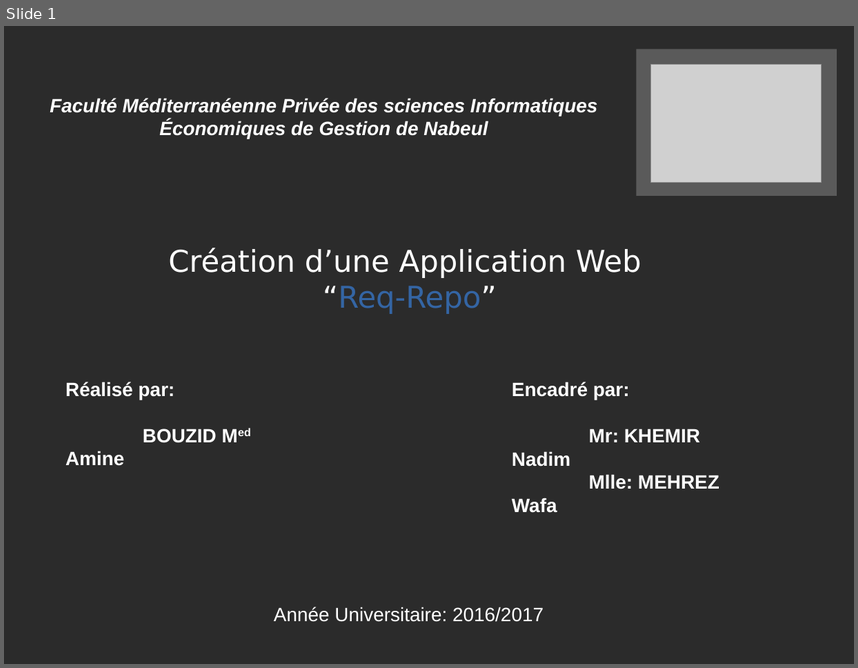
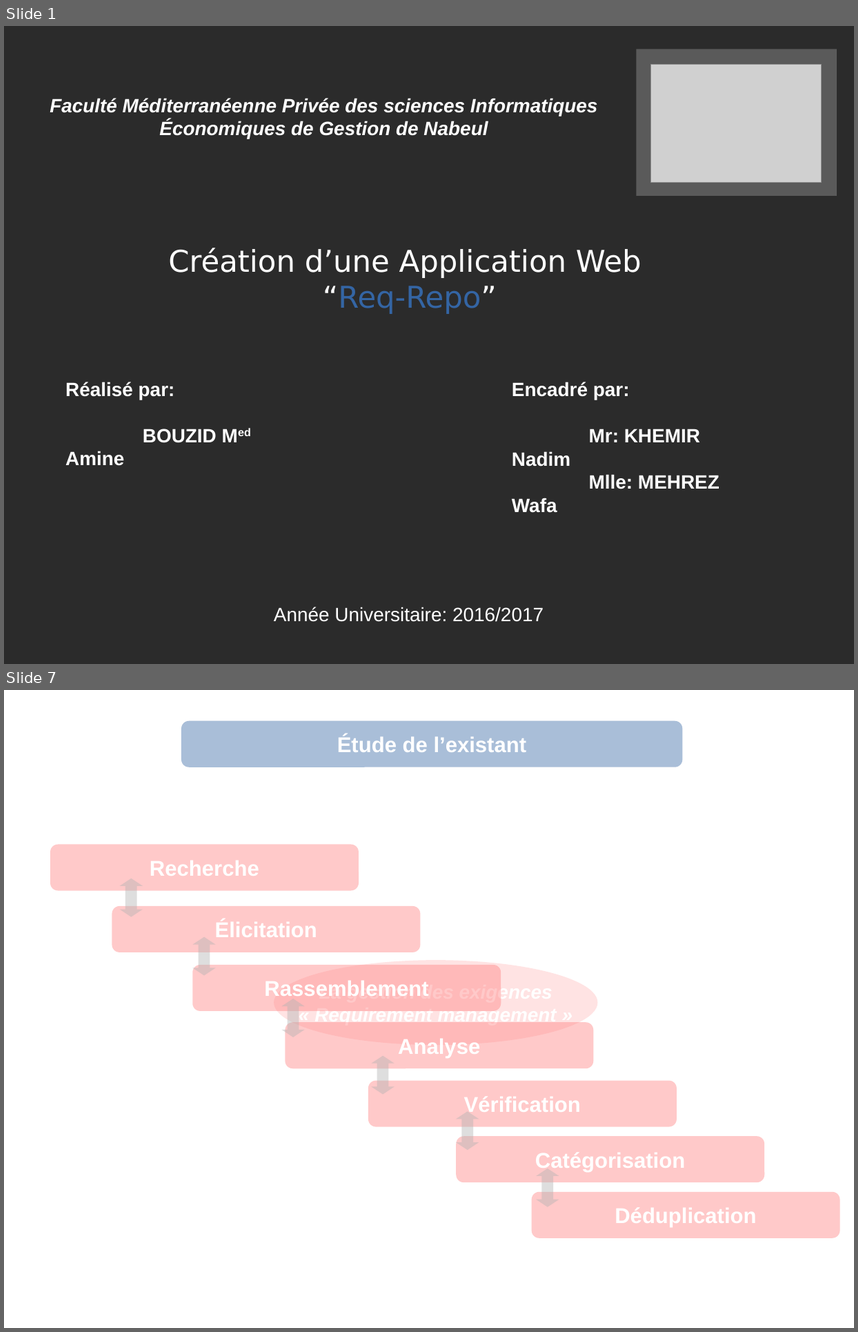
Before and after one commit to amine95bz/PFE, a slide deck: presentation.odp. Shown one above the other, each under a label of ours: slide 1 before the commit, slides 1 and 7 after it; the slides between them are not shown. The pictures are 858x668 and 858x1332 pixels, drawn with LibreOffice and Linux fonts; fonts in the diff are those of the drawing; grey boxes stand for pictures; background and template pictures are left out; a plain dark background stands for a picture behind light text. Boxes give left, top, right and bottom in pixels: in the first picture for what was removed or moved away, otherwise in the second. Text is boxed around its words. In the diff, an @@ line names an element or a change of style, - is before the commit and + after.

Commit message:
create presentation

```diff
--- a/presentation.odp
+++ b/presentation.odp
@@ slide 7 added at box(4, 690, 854, 1328), background picture (left out) @@
@@ rounded rectangle added at box(181, 721, 683, 767), fill #3465A4 at 42% opacity, 20 pt, text #FFFFFF, bold @@
+Étude de l’existant
@@ rounded rectangle added at box(50, 845, 359, 891), fill #FF8080 at 42% opacity, 20 pt, text #FFFFFF, bold @@
+Recherche
@@ up down arrow added at box(120, 878, 143, 917), fill #B2B2B2 at 42% opacity @@
@@ rounded rectangle added at box(112, 906, 421, 952), fill #FF8080 at 42% opacity, 20 pt, text #FFFFFF, bold @@
+Élicitation
@@ up down arrow added at box(193, 937, 216, 976), fill #B2B2B2 at 42% opacity @@
@@ rounded rectangle added at box(193, 965, 501, 1011), fill #FF8080 at 42% opacity, 20 pt, text #FFFFFF, bold @@
+Rassemblement
@@ ellipse added at box(274, 960, 598, 1045), fill #FF8080 at 22% opacity, 18 pt, text #FFFFFF, bold, italic @@
+La gestion des exigences
+« Requirement management »
@@ up down arrow added at box(281, 998, 305, 1037), fill #B2B2B2 at 42% opacity @@
@@ rounded rectangle added at box(286, 1023, 594, 1069), fill #FF8080 at 42% opacity, 20 pt, text #FFFFFF, bold @@
+Analyse
@@ up down arrow added at box(371, 1056, 395, 1094), fill #B2B2B2 at 42% opacity @@
@@ rounded rectangle added at box(368, 1081, 677, 1127), fill #FF8080 at 42% opacity, 20 pt, text #FFFFFF, bold @@
+Vérification
@@ up down arrow added at box(456, 1111, 479, 1150), fill #B2B2B2 at 42% opacity @@
@@ rounded rectangle added at box(456, 1136, 764, 1182), fill #FF8080 at 42% opacity, 20 pt, text #FFFFFF, bold @@
+Catégorisation
@@ up down arrow added at box(536, 1168, 559, 1207), fill #B2B2B2 at 42% opacity @@
@@ rounded rectangle added at box(532, 1192, 840, 1238), fill #FF8080 at 42% opacity, 20 pt, text #FFFFFF, bold @@
+Déduplication
```
Also in this commit, not shown: 9 other slides added, 2 other files.
